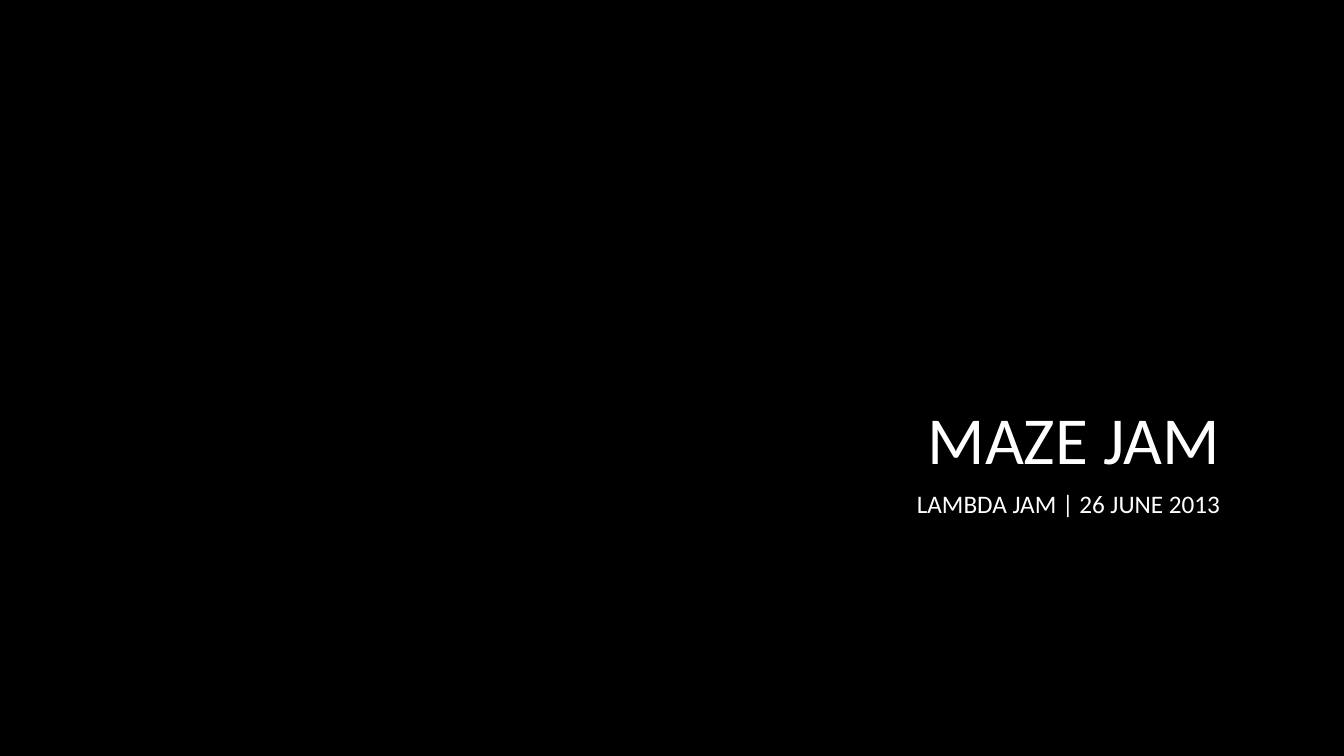
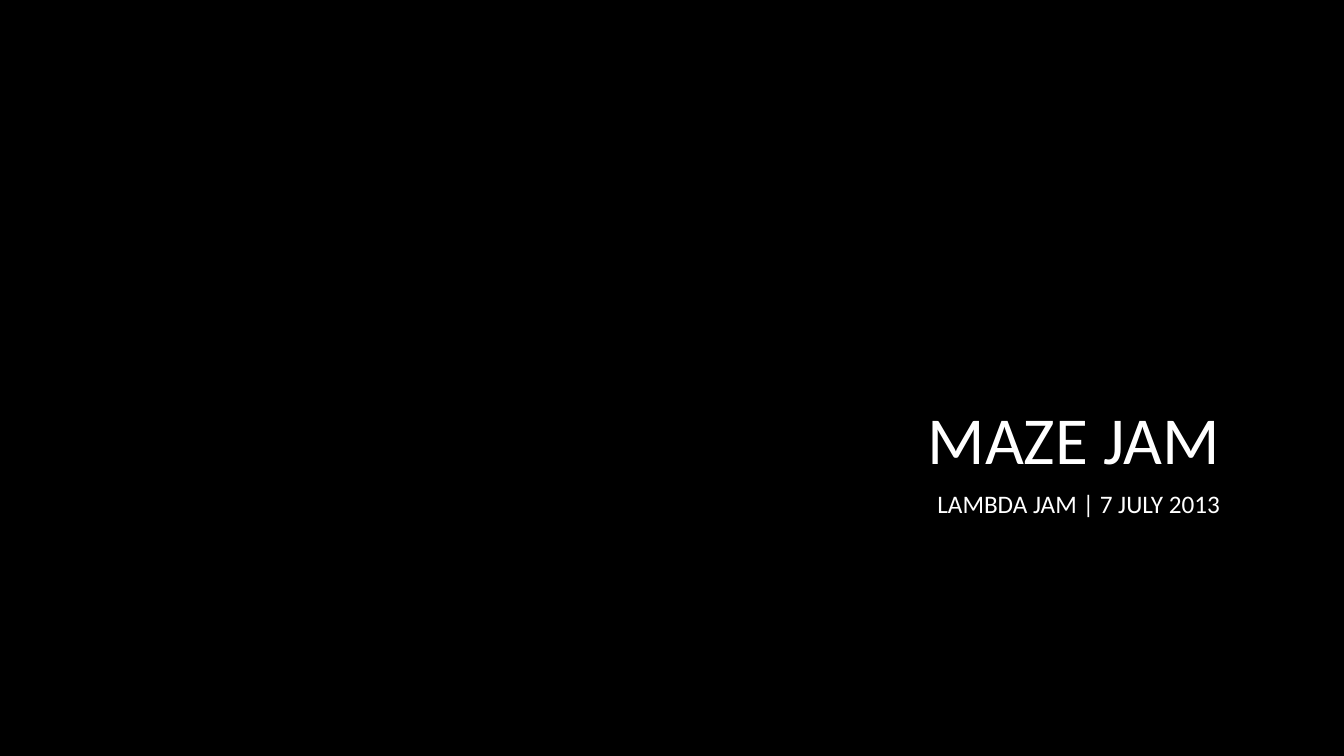
Before and after one commit to strangeloop/lambdajam2013, a slide deck: slide 1 of jams/maze/MazesJam.pptx. Drawn at 1344x756 pixels with LibreOffice and Linux fonts; fonts in the diff are those of the drawing; background and template pictures are left out. Boxes give left, top, right and bottom in pixels: in the first picture for what was removed or moved away, otherwise in the second. Text is boxed around its words. In the diff, an @@ line names an element or a change of style, - is before the commit and + after.

```diff
--- a/jams/maze/MazesJam.pptx
+++ b/jams/maze/MazesJam.pptx
@@ subtitle at [937, 496, 1220, 514]: text changed @@
-LAMBDA JAM | 26 JUNE 2013
+LAMBDA JAM | 7 JULY 2013
```
Also in this commit, not shown: 6 slides added, 3 other files.
